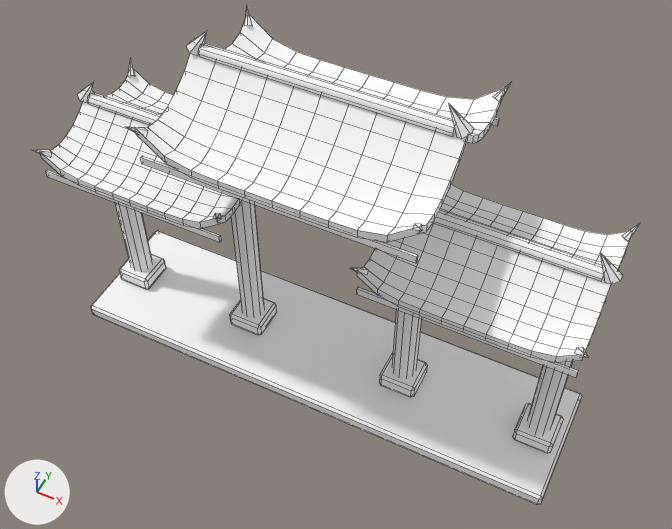
The Blender file art/env/gate_tam_quan.blend as it was, and as the next commit left it.
One viewpoint serves both versions: a camera (50 mm lens) standing at (4.96, -9.52, 14.69) and looking at (0.32, -0.25, 3.1). Every picture has the same lights, and +X, +Y and +Z are marked at lower left. The first picture is the older version. Mesh edges are drawn as thin lines. Objects named as collision shapes, trigger or cutter boxes, shadow casters or lower levels of detail are left out.

The first picture shows 'TamQuan'.
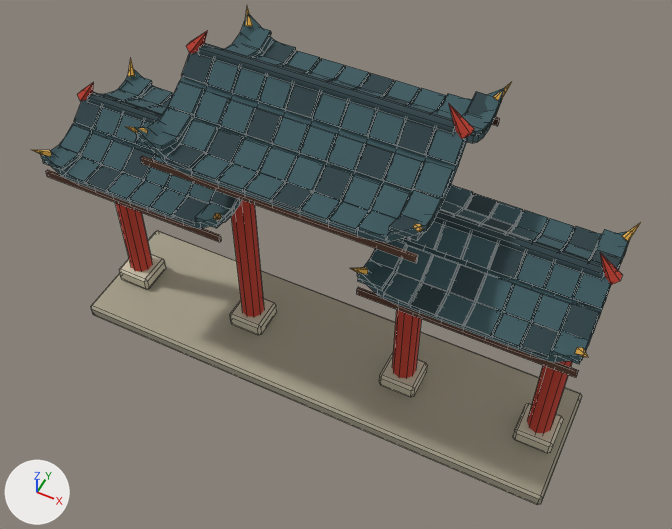
Edits to the bpy script that builds the scene:
```text
Change mat_vk_vcol:
    where n0 = _N.new('ShaderNodeBsdfPrincipled'); n0.name = 'Principled BSDF'
    remove n0.inputs[0].default_value = (1.0, 1.0, 1.0, 1.0)  # 'Base Color', white #ffffff
    add n2 = _N.new('ShaderNodeVertexColor'); n2.name = 'Color Attribute'
    add n2.layer_name = 'Color'
    add _L.new(n2.outputs[0], n0.inputs[0])  # 'Color' to 'Base Color'
Change me_tamquan:
    used by ob_tamquan; location = (0.0, 0.0, 0.0)
    remove me_tamquan.from_pydata(...)  # 1372 vertices, 1320 faces; spans x -4.7..4.7, y -1.71..1.71, z 0.0..6.85
    add me_tamquan.from_pydata(...)  # 2780 vertices, 2376 faces; spans x -4.7..4.7, y -1.71..1.71, z 0.0..6.85
    me_tamquan part 1: the loose piece of 8 vertices spanning x -4.6..-1.2, y -1.3..-1.25, z 3.92..4.04 is copied, and the copy is scaled about its middle by (0.116, 9.01, 0.541), then moved by (-1.06, 0.2, 0.17); it spans x -4.16..-3.76, y -1.31..-0.86, z 4.11..4.19
    me_tamquan part 2: the loose piece of 8 vertices spanning x -4.6..-1.2, y -1.3..-1.25, z 3.92..4.04 is copied, and the copy is scaled about its middle by (0.116, 9.01, 0.541), then moved by (1.06, 0.2, 0.17); it spans x -2.04..-1.64, y -1.31..-0.86, z 4.11..4.19
    me_tamquan part 3: the loose piece of 8 vertices spanning x -4.6..-1.2, y 1.25..1.3, z 3.92..4.04 is copied, and the copy is scaled about its middle by (0.116, 9.01, 0.541), then moved by (-1.06, -0.2, 0.17); it spans x -4.16..-3.76, y 0.86..1.31, z 4.11..4.19
    me_tamquan part 4: 1376 vertices added at x -4.59..4.59, y -1.61..1.61, z 4.09..6.48
    me_tamquan part 5: 1320 kept faces spanning x -4.7..4.7, y -1.71..1.71, z 0.0..6.85 get new vertex colours
    other edits to the shape of me_tamquan do not show in these pictures
```

Pixel boxes (x1, y1, x2, y2) of what changed, in the pictures (672 x 529 px):
'TamQuan', recoloured, reshaped (darker): (32, 5, 641, 505) in both
part 1 of me_tamquan, added: after (65, 157, 101, 184)
part 2 of me_tamquan, added: after (173, 196, 209, 225)
part 3 of me_tamquan, added: after (141, 87, 173, 106)
part 4 of me_tamquan, added: after (43, 28, 621, 364)
part 5 of me_tamquan, recoloured (darker): (32, 5, 641, 505) in both
